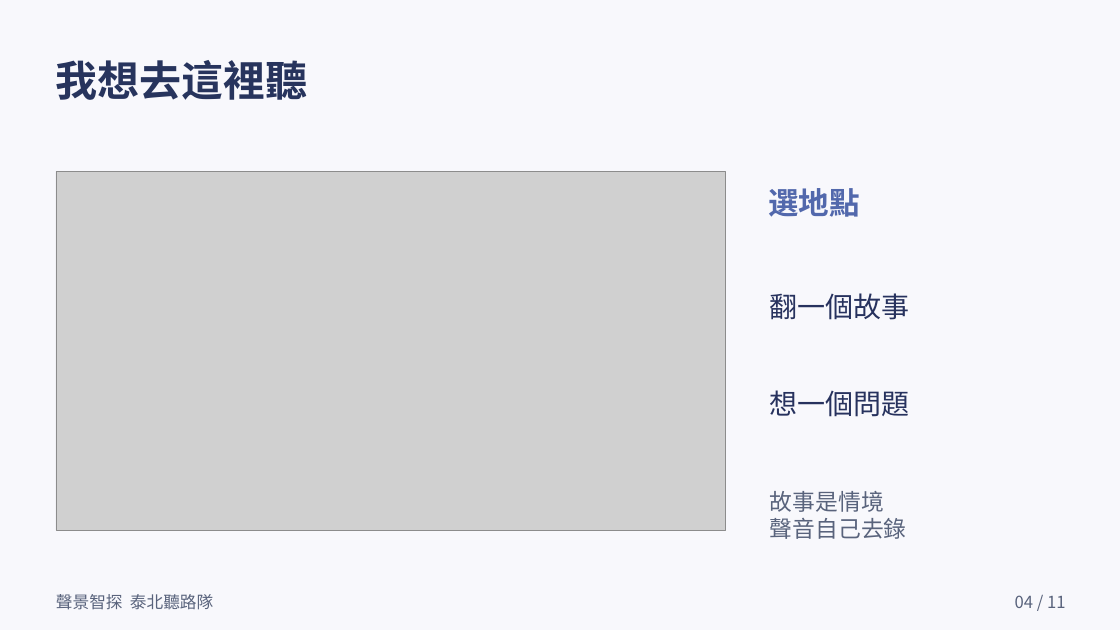
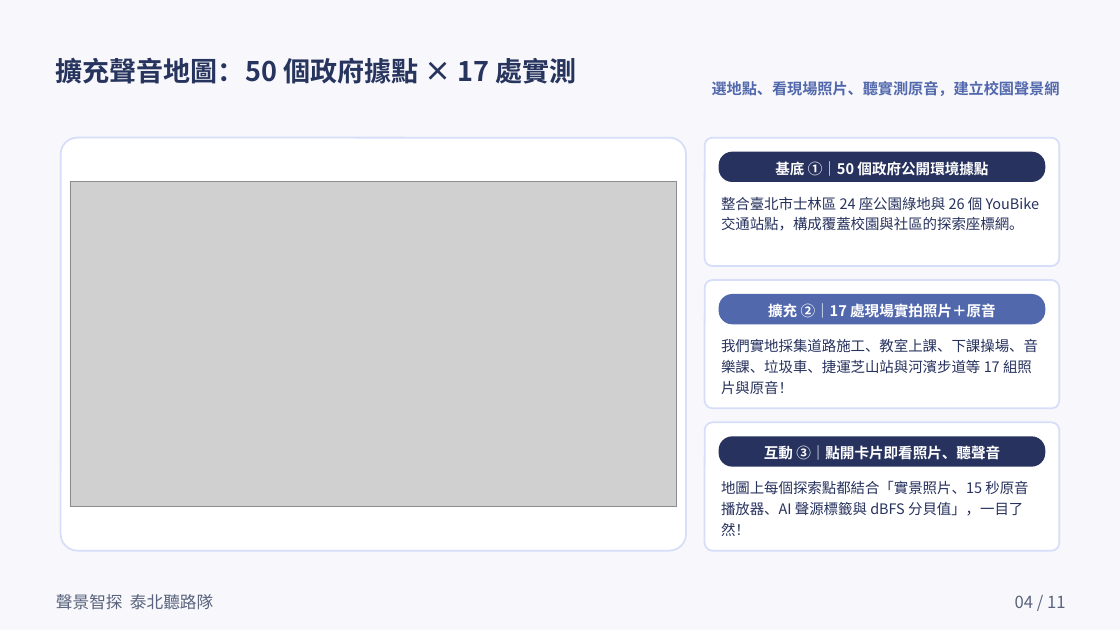
Before and after one commit to timdirty/taibei-student-explorers, a slide deck: slide 4 of slides/聲景智探_11頁學生簡報.pptx. Drawn at 1120x630 pixels with LibreOffice and Linux fonts; fonts in the diff are those of the drawing; grey boxes stand for pictures. Boxes give left, top, right and bottom in pixels: in the first picture for what was removed or moved away, otherwise in the second. Text is boxed around its words. In the diff, an @@ line names an element or a change of style, - is before the commit and + after.

```diff
--- a/slides/聲景智探_11頁學生簡報.pptx
+++ b/slides/聲景智探_11頁學生簡報.pptx
@@ text at box(56, 57, 577, 84): text changed; size 36 to 23.2 pt @@
-我想去這裡聽
+擴充聲音地圖：50 個政府據點 × 17 處實測
@@ text added at box(712, 81, 1060, 96), 13 pt, text #5268AC, bold @@
+選地點、看現場照片、聽實測原音，建立校園聲景網
@@ rounded rectangle added at box(60, 138, 686, 551), fill #FFFFFF, outline #D6DEFA 1.5 pt @@
@@ rounded rectangle added at box(705, 138, 1060, 266), fill #FFFFFF, outline #D6DEFA 1.5 pt @@
@@ rounded rectangle added at box(719, 152, 1046, 182), fill #27325E @@
@@ text added at box(775, 159, 988, 178), 12.5 pt, text #FFFFFF, bold @@
+基底 ①｜50 個政府公開環境據點
@@ picture: place and size @@
-picture at box(56, 171, 726, 531)
+picture at box(70, 181, 676, 507)
@@ text added at box(721, 197, 1040, 231), 12.4 pt, text #27325E @@
+整合臺北市士林區 24 座公園綠地與 26 個 YouBike 交通站點，構成覆蓋校園與社區的探索座標網。
@@ text removed at box(768, 188, 860, 217) @@
-選地點
@@ rounded rectangle added at box(705, 280, 1060, 408), fill #FFFFFF, outline #D6DEFA 1.5 pt @@
@@ rounded rectangle added at box(719, 294, 1046, 324), fill #5268AC @@
@@ text removed at box(770, 293, 910, 320) @@
-翻一個故事
@@ text added at box(768, 303, 996, 318), 12.5 pt, text #FFFFFF, bold @@
+擴充 ②｜17 處現場實拍照片＋原音
@@ text added at box(721, 339, 1038, 394), 12.4 pt, text #27325E @@
+我們實地採集道路施工、教室上課、下課操場、音樂課、垃圾車、捷運芝山站與河濱步道等 17 組照片與原音！
@@ text removed at box(770, 390, 910, 417) @@
-想一個問題
@@ rounded rectangle added at box(705, 423, 1060, 551), fill #FFFFFF, outline #D6DEFA 1.5 pt @@
@@ rounded rectangle added at box(719, 436, 1046, 466), fill #27325E @@
@@ text added at box(764, 445, 1000, 460), 12.5 pt, text #FFFFFF, bold @@
+互動 ③｜點開卡片即看照片、聽聲音
@@ text added at box(721, 480, 1028, 536), 12.4 pt, text #27325E @@
+地圖上每個探索點都結合「實景照片、15 秒原音播放器、AI 聲源標籤與 dBFS 分貝值」，一目了然！
@@ text removed at box(770, 491, 907, 539) @@
-故事是情境
-聲音自己去錄
```
Also in this commit, not shown: 9 other slides changed, 29 other files.
